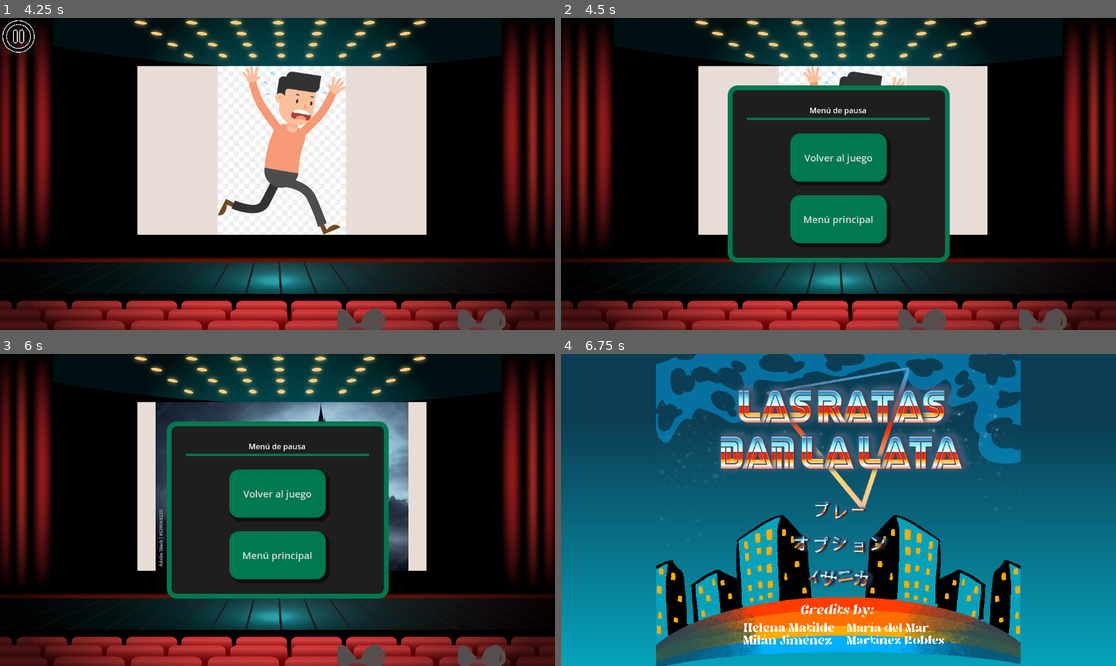
Above: before the commit, frames 1-4 (two rows, left to right).
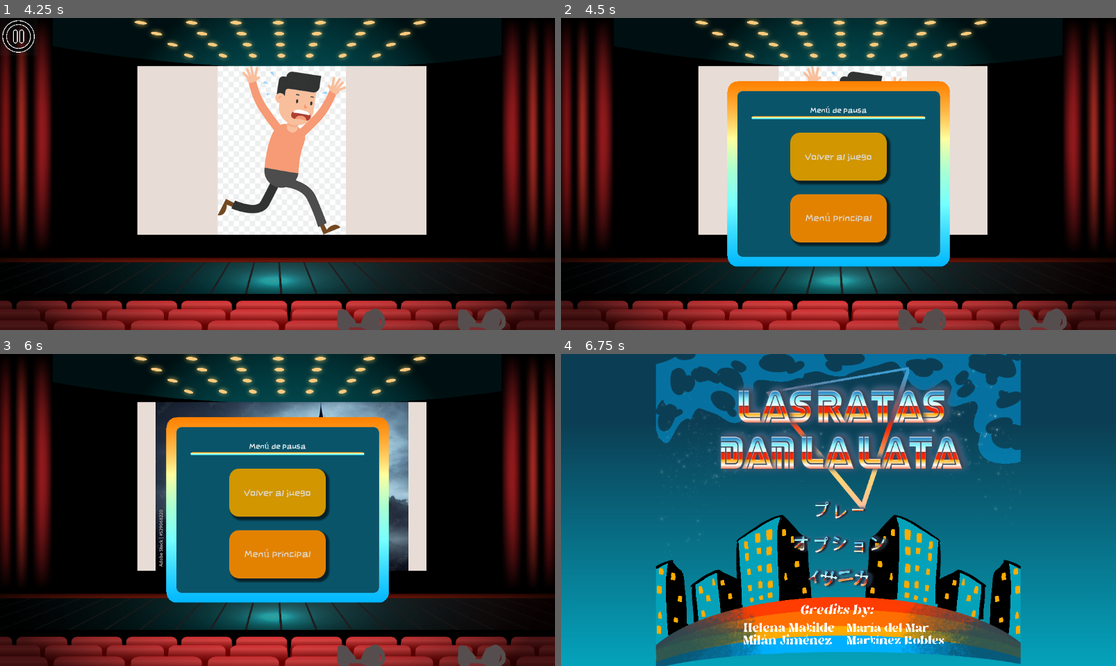
Above: after the commit, the same moments.

Repository: mamRobles/Las_ratas_dan_la_lata
Game: Godot game, scene res://Inicio/Scenes/MDI.tscn
Two runs of this game, one before a commit and one after it. Both use one fixed random seed, a clock stepped at 60 frames per second and the inputs below.
Inputs (mouse positions are in pixels of both pictures, inside the frame that each line leads up to):
- Up to frame 1 (4.25 s): click (277, 174) at 0.5 s; click "2 Jugadores" at 1.25 s; click (177, 230) at 2.02 s; type "Alex" at 2.1 s; click (377, 230) at 2.25 s; type "Alex" at 2.33 s; click "Continuar" at 2.75 s; click "JUGAR" at 3.5 s
- Up to frame 2 (4.5 s): click (577, 36) at 4.25 s
- Up to frame 3 (6 s): click "Volver al juego" at 5 s; click (16, 372) at 5.75 s
- Up to frame 4 (6.75 s): click "Menú principal" at 6.5 s

Frame 1 is identical in both runs. In frame 2, 24% of the frame differs, in the area x 29-71%, y 20-80%; in frame 3, 24%; in frame 4, nothing differs.

Commit message:
estética en menú de pausa

Diff:
--- a/Sistema/Scenes/Pausa.tscn
+++ b/Sistema/Scenes/Pausa.tscn
@@ -1,8 +1,18 @@
-[gd_scene load_steps=12 format=3 uid="uid://dng7iryyfov06"]
+[gd_scene load_steps=19 format=3 uid="uid://dng7iryyfov06"]
 
 [ext_resource type="Script" uid="uid://fcyuvrj8bmu4" path="res://Sistema/Scripts/pausa.gd" id="1_fbpjw"]
 [ext_resource type="Texture2D" uid="uid://tltjphmrw7yf" path="res://Sistema/Sprites/pausa.png" id="2_ncwrm"]
 [ext_resource type="Shader" uid="uid://bwa3x6qcbteos" path="res://MINI1/MINI1_jugador.gdshader" id="2_twwvk"]
+[ext_resource type="Shader" uid="uid://couu76j0ckis6" path="res://Inicio/intro.gdshader" id="4_twwvk"]
+[ext_resource type="FontFile" uid="uid://briqh76e868qq" path="res://Sistema/ZCOOLKuaiLe-Regular.ttf" id="5_rgx2a"]
+[ext_resource type="StyleBox" uid="uid://88ajiona10oy" path="res://Inicio/SCJ3jugadoresFocus.tres" id="6_ra7a0"]
+[ext_resource type="StyleBox" uid="uid://dbjcptanntae7" path="res://Inicio/SCJ3jugadoresHover.tres" id="7_bu3gf"]
+[ext_resource type="StyleBox" uid="uid://csn8lopkh5rrq" path="res://Inicio/SCJ3jugadoresPressedtres.tres" id="8_nhh58"]
+[ext_resource type="StyleBox" uid="uid://bcbdt631yhd7f" path="res://Inicio/SCJ3jugadoresNormal.tres" id="9_57106"]
+[ext_resource type="StyleBox" uid="uid://dnshdqyfowjc1" path="res://Inicio/SCJ2jugadoresFocus.tres" id="10_57106"]
+[ext_resource type="StyleBox" uid="uid://7hyp1rmifdgn" path="res://Inicio/SCJ2jugadoresHover.tres" id="11_44qo0"]
+[ext_resource type="StyleBox" uid="uid://bicqyblk1cml8" path="res://Inicio/SCJ2jugadoresPressedtres.tres" id="12_xod26"]
+[ext_resource type="StyleBox" uid="uid://quefu42ydcfb" path="res://Inicio/SCJ2jugadoresNormal.tres" id="13_1sunu"]
 
 [sub_resource type="ShaderMaterial" id="ShaderMaterial_n5k5b"]
 shader = ExtResource("2_twwvk")
@@ -16,58 +26,53 @@
 shader_parameter/offset = Vector2(0, 0)
 shader_parameter/max_or_add = false
 
-[sub_resource type="StyleBoxFlat" id="StyleBoxFlat_1af34"]
-bg_color = Color(0.117647, 0.117647, 0.117647, 1)
+[sub_resource type="ShaderMaterial" id="ShaderMaterial_hq7ir"]
+shader = ExtResource("4_twwvk")
+shader_parameter/effect_filling = 1.0
+shader_parameter/angle = 90.0
+shader_parameter/keep_saturation = 0.0
+shader_parameter/keep_luminance = 1.0
+shader_parameter/color_start = Color(1, 0.501961, 0, 1)
+shader_parameter/start_pos = 0.0
+shader_parameter/color_mid = Color(0.556863, 0.862745, 0.72549, 1)
+shader_parameter/mid_pos = 0.5
+shader_parameter/color_end = Color(0, 0.713726, 0.996078, 1)
+shader_parameter/end_pos = 1.0
+shader_parameter/midpos_enabled = true
+shader_parameter/range_start = 0.0
+shader_parameter/range_end = 1.0
+shader_parameter/range_softedge = 0.0
+
+[sub_resource type="StyleBoxFlat" id="StyleBoxFlat_ra7a0"]
+bg_color = Color(0.0392157, 0.329412, 0.415686, 1)
 border_width_left = 10
 border_width_top = 10
 border_width_right = 10
 border_width_bottom = 10
-border_color = Color(0, 0.470588, 0.313726, 1)
+border_color = Color(0.8, 0.8, 0.8, 0)
 corner_radius_top_left = 20
 corner_radius_top_right = 20
 corner_radius_bottom_right = 20
 corner_radius_bottom_left = 20
 
-[sub_resource type="StyleBoxFlat" id="StyleBoxFlat_twwvk"]
-bg_color = Color(0, 0.470588, 0.313726, 1)
+[sub_resource type="ShaderMaterial" id="ShaderMaterial_44qo0"]
+shader = ExtResource("4_twwvk")
+shader_parameter/effect_filling = 1.0
+shader_parameter/angle = 90.0
+shader_parameter/keep_saturation = 0.0
+shader_parameter/keep_luminance = 1.0
+shader_parameter/color_start = Color(1, 0.501961, 0, 1)
+shader_parameter/start_pos = 0.0
+shader_parameter/color_mid = Color(0.556863, 0.862745, 0.72549, 1)
+shader_parameter/mid_pos = 0.5
+shader_parameter/color_end = Color(0, 0.713726, 0.996078, 1)
+shader_parameter/end_pos = 1.0
+shader_parameter/midpos_enabled = true
+shader_parameter/range_start = 0.0
+shader_parameter/range_end = 1.0
+shader_parameter/range_softedge = 0.0
 
 [sub_resource type="StyleBoxTexture" id="StyleBoxTexture_hq7ir"]
-
-[sub_resource type="StyleBoxFlat" id="StyleBoxFlat_3cgb8"]
-bg_color = Color(0, 0.305882, 0.203922, 1)
-corner_radius_top_left = 20
-corner_radius_top_right = 20
-corner_radius_bottom_right = 20
-corner_radius_bottom_left = 20
-shadow_size = 5
-shadow_offset = Vector2(5, 5)
-
-[sub_resource type="StyleBoxFlat" id="StyleBoxFlat_rwjyq"]
-bg_color = Color(0, 0.388235, 0.258824, 1)
-corner_radius_top_left = 20
-corner_radius_top_right = 20
-corner_radius_bottom_right = 20
-corner_radius_bottom_left = 20
-shadow_size = 5
-shadow_offset = Vector2(5, 5)
-
-[sub_resource type="StyleBoxFlat" id="StyleBoxFlat_7kxdb"]
-bg_color = Color(0, 0.223529, 0.14902, 1)
-corner_radius_top_left = 20
-corner_radius_top_right = 20
-corner_radius_bottom_right = 20
-corner_radius_bottom_left = 20
-shadow_size = 5
-shadow_offset = Vector2(5, 5)
-
-[sub_resource type="StyleBoxFlat" id="StyleBoxFlat_rgx2a"]
-bg_color = Color(0, 0.470588, 0.313726, 1)
-corner_radius_top_left = 20
-corner_radius_top_right = 20
-corner_radius_bottom_right = 20
-corner_radius_bottom_left = 20
-shadow_size = 5
-shadow_offset = Vector2(5, 5)
 
 [node name="Pausa" type="Control"]
 process_mode = 3
@@ -103,7 +108,8 @@
 grow_horizontal = 2
 grow_vertical = 2
 
-[node name="PanelContainer" type="PanelContainer" parent="Menu_Pausa"]
+[node name="PanelContainer2" type="PanelContainer" parent="Menu_Pausa"]
+material = SubResource("ShaderMaterial_hq7ir")
 layout_mode = 1
 anchors_preset = -1
 anchor_left = 0.3
@@ -112,63 +118,70 @@
 anchor_bottom = 0.7
 grow_horizontal = 2
 grow_vertical = 2
-theme_override_styles/panel = SubResource("StyleBoxFlat_1af34")
+theme_override_styles/panel = SubResource("StyleBoxFlat_ra7a0")
 
-[node name="MarginContainer" type="MarginContainer" parent="Menu_Pausa/PanelContainer"]
+[node name="PanelContainer" type="PanelContainer" parent="Menu_Pausa/PanelContainer2"]
+layout_mode = 2
+theme_override_styles/panel = SubResource("StyleBoxFlat_ra7a0")
+
+[node name="MarginContainer" type="MarginContainer" parent="Menu_Pausa/PanelContainer2/PanelContainer"]
 layout_mode = 2
 theme_override_constants/margin_left = 30
 theme_override_constants/margin_top = 30
 theme_override_constants/margin_right = 30
 theme_override_constants/margin_bottom = 30
 
-[node name="VBoxContainer" type="VBoxContainer" parent="Menu_Pausa/PanelContainer/MarginContainer"]
+[node name="VBoxContainer" type="VBoxContainer" parent="Menu_Pausa/PanelContainer2/PanelContainer/MarginContainer"]
 layout_mode = 2
 
-[node name="Label" type="Label" parent="Menu_Pausa/PanelContainer/MarginContainer/VBoxContainer"]
+[node name="Label" type="Label" parent="Menu_Pausa/PanelContainer2/PanelContainer/MarginContainer/VBoxContainer"]
 layout_mode = 2
 size_flags_horizontal = 4
+theme_override_fonts/font = ExtResource("5_rgx2a")
 text = "Menú de pausa"
 horizontal_alignment = 1
 
-[node name="Panel" type="Panel" parent="Menu_Pausa/PanelContainer/MarginContainer/VBoxContainer"]
+[node name="Panel2" type="Panel" parent="Menu_Pausa/PanelContainer2/PanelContainer/MarginContainer/VBoxContainer"]
+material = SubResource("ShaderMaterial_44qo0")
 custom_minimum_size = Vector2(0, 5)
 layout_mode = 2
-theme_override_styles/panel = SubResource("StyleBoxFlat_twwvk")
 
-[node name="HSeparator" type="HSeparator" parent="Menu_Pausa/PanelContainer/MarginContainer/VBoxContainer"]
+[node name="HSeparator" type="HSeparator" parent="Menu_Pausa/PanelContainer2/PanelContainer/MarginContainer/VBoxContainer"]
 layout_mode = 2
 theme_override_constants/separation = 20
 theme_override_styles/separator = SubResource("StyleBoxTexture_hq7ir")
 
-[node name="Volver_juego" type="Button" parent="Menu_Pausa/PanelContainer/MarginContainer/VBoxContainer"]
+[node name="Volver_juego" type="Button" parent="Menu_Pausa/PanelContainer2/PanelContainer/MarginContainer/VBoxContainer"]
 custom_minimum_size = Vector2(200, 100)
 layout_mode = 2
 size_flags_horizontal = 4
 size_flags_vertical = 4
+theme_override_fonts/font = ExtResource("5_rgx2a")
 theme_override_font_sizes/font_size = 20
-theme_override_styles/focus = SubResource("StyleBoxFlat_3cgb8")
-theme_override_styles/hover = SubResource("StyleBoxFlat_rwjyq")
-theme_override_styles/pressed = SubResource("StyleBoxFlat_7kxdb")
-theme_override_styles/normal = SubResource("StyleBoxFlat_rgx2a")
+theme_override_styles/focus = ExtResource("6_ra7a0")
+theme_override_styles/hover = ExtResource("7_bu3gf")
+theme_override_styles/pressed = ExtResource("8_nhh58")
+theme_override_styles/normal = ExtResource("9_57106")
 text = "Volver al juego"
 
-[node name="HSeparator2" type="HSeparator" parent="Menu_Pausa/PanelContainer/MarginContainer/VBoxContainer"]
+[node name="HSeparator2" type="HSeparator" parent="Menu_Pausa/PanelContainer2/PanelContainer/MarginContainer/VBoxContainer"]
 layout_mode = 2
 theme_override_constants/separation = 20
 theme_override_styles/separator = SubResource("StyleBoxTexture_hq7ir")
 
-[node name="Menu_principal" type="Button" parent="Menu_Pausa/PanelContainer/MarginContainer/VBoxContainer"]
+[node name="Menu_principal" type="Button" parent="Menu_Pausa/PanelContainer2/PanelContainer/MarginContainer/VBoxContainer"]
 custom_minimum_size = Vector2(200, 100)
 layout_mode = 2
 size_flags_horizontal = 4
 size_flags_vertical = 4
+theme_override_fonts/font = ExtResource("5_rgx2a")
 theme_override_font_sizes/font_size = 20
-theme_override_styles/focus = SubResource("StyleBoxFlat_3cgb8")
-theme_override_styles/hover = SubResource("StyleBoxFlat_rwjyq")
-theme_override_styles/pressed = SubResource("StyleBoxFlat_7kxdb")
-theme_override_styles/normal = SubResource("StyleBoxFlat_rgx2a")
+theme_override_styles/focus = ExtResource("10_57106")
+theme_override_styles/hover = ExtResource("11_44qo0")
+theme_override_styles/pressed = ExtResource("12_xod26")
+theme_override_styles/normal = ExtResource("13_1sunu")
 text = "Menú principal"
 
 [connection signal="pressed" from="Boton_pausa" to="." method="_on_boton_pausa_pressed"]
-[connection signal="pressed" from="Menu_Pausa/PanelContainer/MarginContainer/VBoxContainer/Volver_juego" to="." method="_on_volver_juego_pressed"]
-[connection signal="pressed" from="Menu_Pausa/PanelContainer/MarginContainer/VBoxContainer/Menu_principal" to="." method="_on_menu_principal_pressed"]
+[connection signal="pressed" from="Menu_Pausa/PanelContainer2/PanelContainer/MarginContainer/VBoxContainer/Volver_juego" to="." method="_on_volver_juego_pressed"]
+[connection signal="pressed" from="Menu_Pausa/PanelContainer2/PanelContainer/MarginContainer/VBoxContainer/Menu_principal" to="." method="_on_menu_principal_pressed"]
